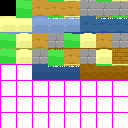
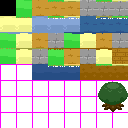
Layer changes from the first 128×128 image to the second:
painted on "Tiles (v2)" over [98, 82, 128, 112]
